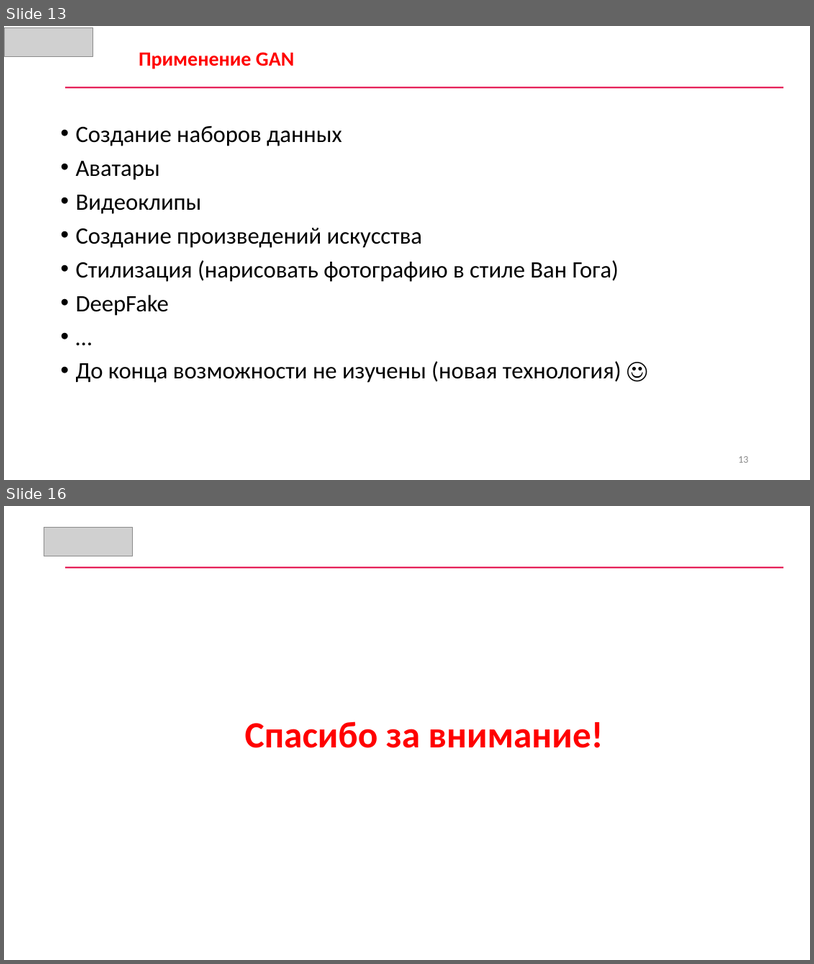
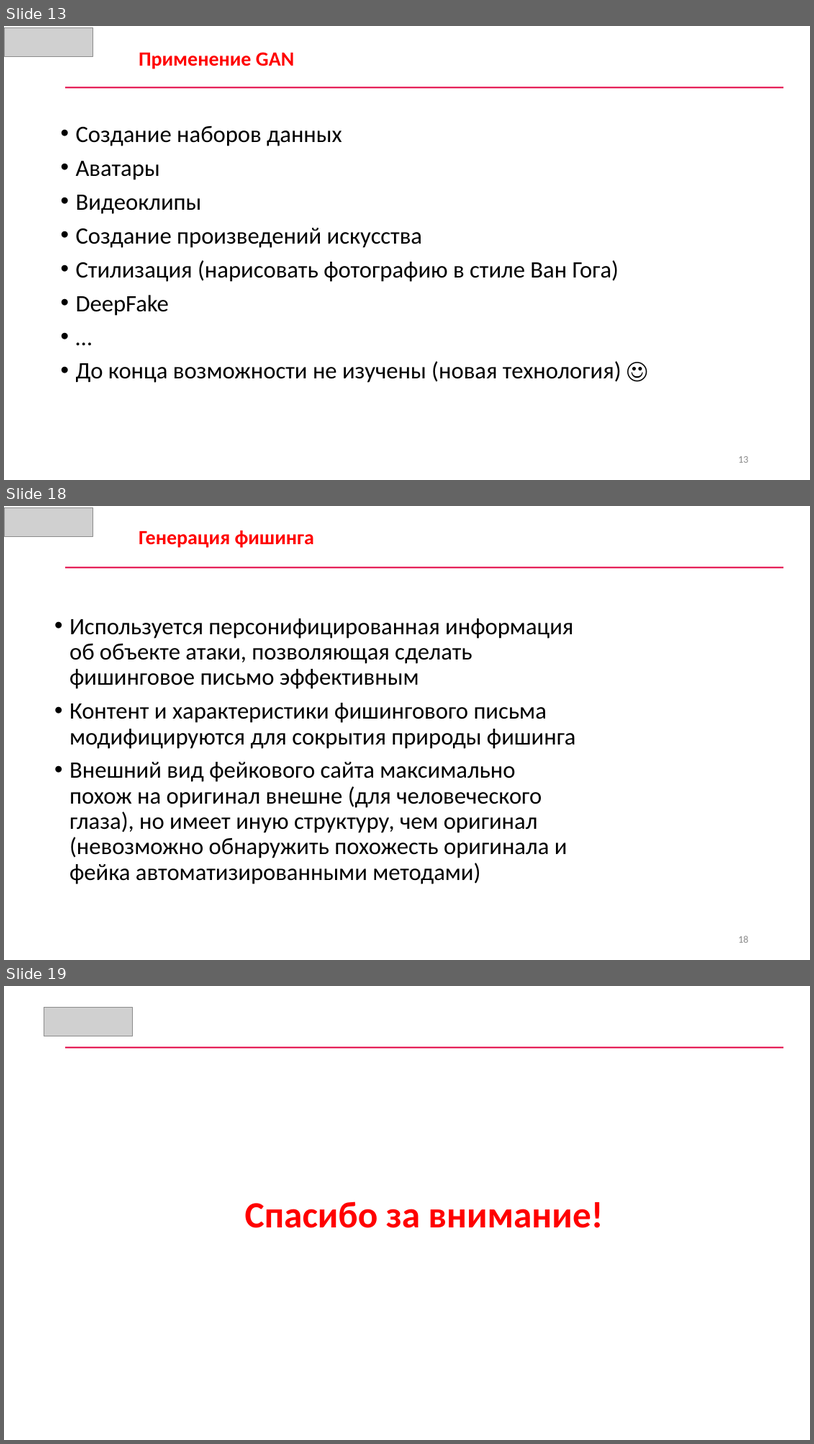
Before and after one commit to CyberLympha/AI-for-IS-Course, a slide deck: Лекции/Состязательные модели в ИБ.pptx. Shown one above the other, each under a label of ours: slides 13 and 16 before the commit, slides 13, 18 and 19 after it; the slides between them are not shown. The pictures are 814x964 and 814x1444 pixels, drawn with LibreOffice and Linux fonts; fonts in the diff are those of the drawing; grey boxes stand for pictures. Boxes give left, top, right and bottom in pixels: in the first picture for what was removed or moved away, otherwise in the second. Text is boxed around its words. In the diff, an @@ line names an element or a change of style, - is before the commit and + after.

```diff
--- a/Лекции/Состязательные модели в ИБ.pptx
+++ b/Лекции/Состязательные модели в ИБ.pptx
@@ slide 18 added at [4, 506, 810, 960], background #FFFFFF @@
@@ picture added at [4, 508, 93, 537] @@
@@ text added at [139, 530, 314, 548], 24 pt, text #FF0000, bold @@
+Генерация фишинга
@@ rectangle added at [65, 567, 784, 569], fill #E20443 @@
@@ text added at [70, 618, 576, 884], 28 pt, text #000000 @@
+• Используется персонифицированная информация об объекте атаки, позволяющая сделать фишинговое письмо эффективным
+• Контент и характеристики фишингового письма модифицируются для сокрытия природы фишинга
+• Внешний вид фейкового сайта максимально похож на оригинал внешне (для человеческого глаза), но имеет иную структуру, чем оригинал (невозможно обнаружить похожесть оригинала и фейка автоматизированными методами)
@@ page number added at [738, 935, 748, 942], 12 pt, text #8C8C8C @@
+18
@@ what was slide 16 is now slide 19 @@
```
Also in this commit, not shown: 8 slides changed, 2 other slides added, 1 other file.
